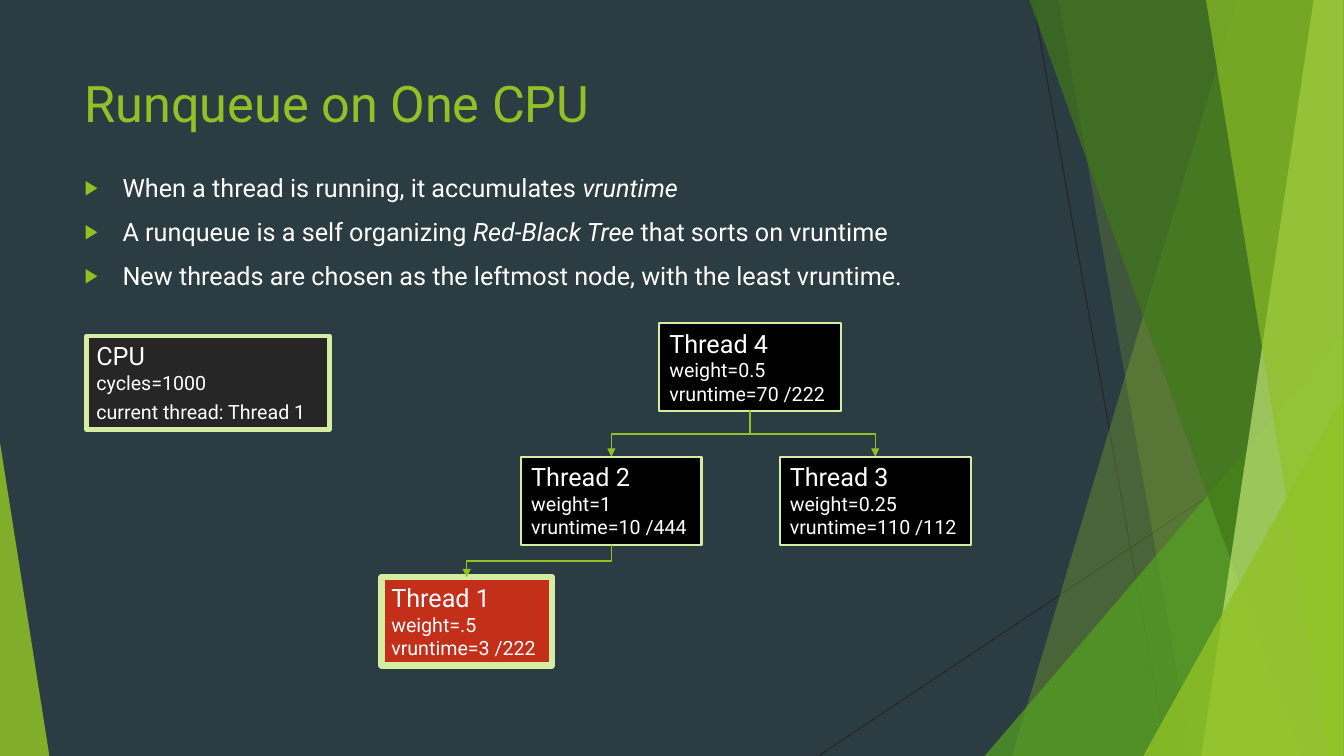
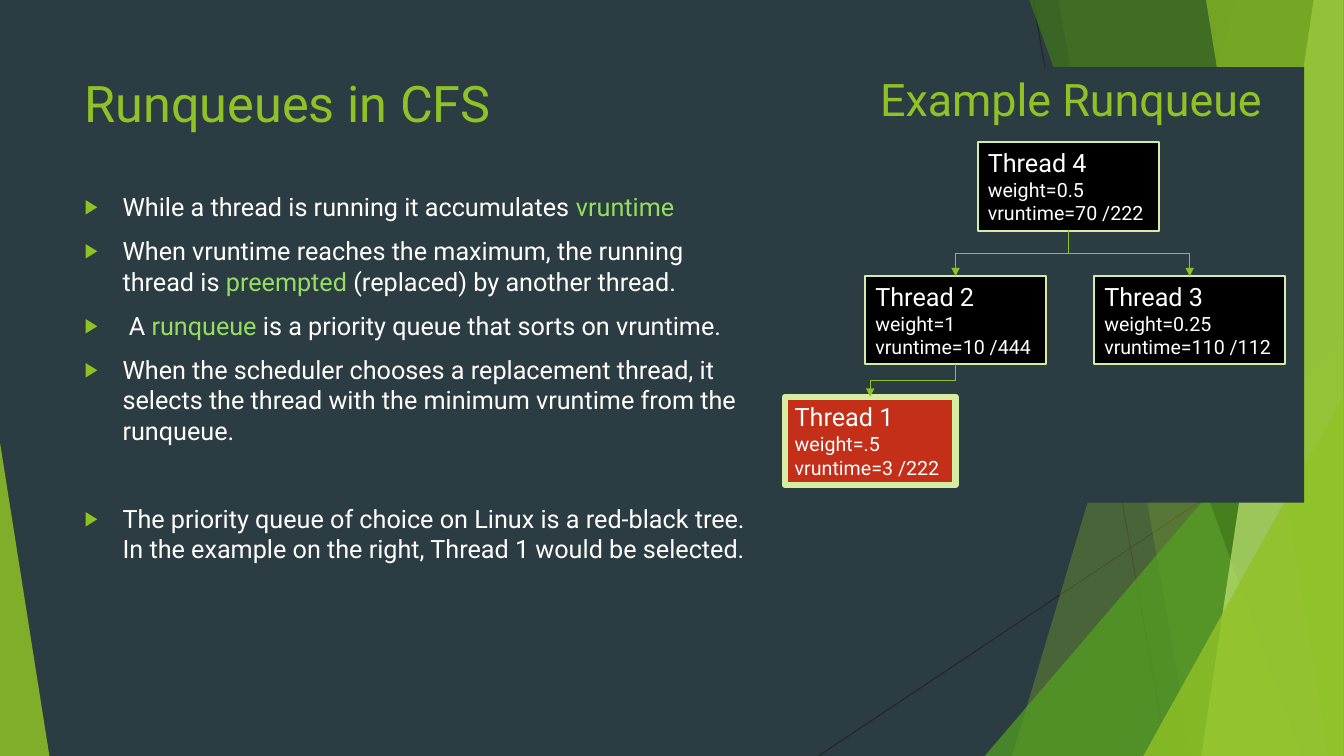
Before and after one commit to danfrz/Senior_seminar_templates, a slide deck: slide 16 of Talk/Thread Scheduler Efficiency Improvements.pptx (slide 17 before the commit). Drawn at 1344x756 pixels with LibreOffice and Linux fonts; fonts in the diff are those of the drawing. Boxes give left, top, right and bottom in pixels: in the first picture for what was removed or moved away, otherwise in the second. Text is boxed around its words. In the diff, an @@ line names an element or a change of style, - is before the commit and + after.

```diff
--- a/Talk/Thread Scheduler Efficiency Improvements.pptx
+++ b/Talk/Thread Scheduler Efficiency Improvements.pptx
@@ title at (85, 86, 490, 132): text changed @@
-Runqueue on One CPU
+Runqueues in CFS
@@ rectangle added at (785, 68, 1305, 503), fill #2C3C43 @@
@@ text added at (880, 82, 1261, 125), 32 pt, text #90C226 @@
+Example Runqueue
@@ rectangle "Thread 4": place and size @@
-rectangle "Thread 4" at (659, 323, 841, 411)
+rectangle "Thread 4" at (978, 142, 1159, 231)
@@ text at (123, 197, 745, 564): text changed @@
-▶ When a thread is running, it accumulates vruntime
-▶ A runqueue is a self organizing Red-Black Tree that sorts on vruntime
-▶ New threads are chosen as the leftmost node, with the least vruntime.
+▶ While a thread is running it accumulates vruntime
+▶ When vruntime reaches the maximum, the running thread is preempted (replaced) by another thread.
+▶ A runqueue is a priority queue that sorts on vruntime.
+▶ When the scheduler chooses a replacement thread, it selects the thread with the minimum vruntime from the runqueue.
+▶ The priority queue of choice on Linux is a red-black tree. In the example on the right, Thread 1 would be selected.
@@ elbow arrow moved from (750, 411) - (612, 457) to (1069, 231) - (956, 276) @@
@@ elbow arrow moved from (750, 411) - (875, 457) to (1069, 231) - (1190, 276) @@
@@ rectangle "Thread 2": place and size @@
-rectangle "Thread 2" at (521, 457, 702, 545)
+rectangle "Thread 2" at (866, 276, 1047, 365)
@@ rectangle "Thread 3": place and size @@
-rectangle "Thread 3" at (780, 457, 971, 545)
+rectangle "Thread 3" at (1095, 276, 1286, 365)
@@ rectangle removed at (87, 336, 330, 430) @@
-CPU
-cycles=1000
-current thread: Thread 1
@@ elbow arrow moved from (612, 545) - (467, 578) to (956, 365) - (870, 397) @@
@@ rectangle "Thread 1": place and size @@
-rectangle "Thread 1" at (381, 578, 552, 666)
+rectangle "Thread 1" at (785, 397, 956, 486)
```
Also in this commit, not shown: 16 other slides changed, 12 slides added, 1 slide removed.
